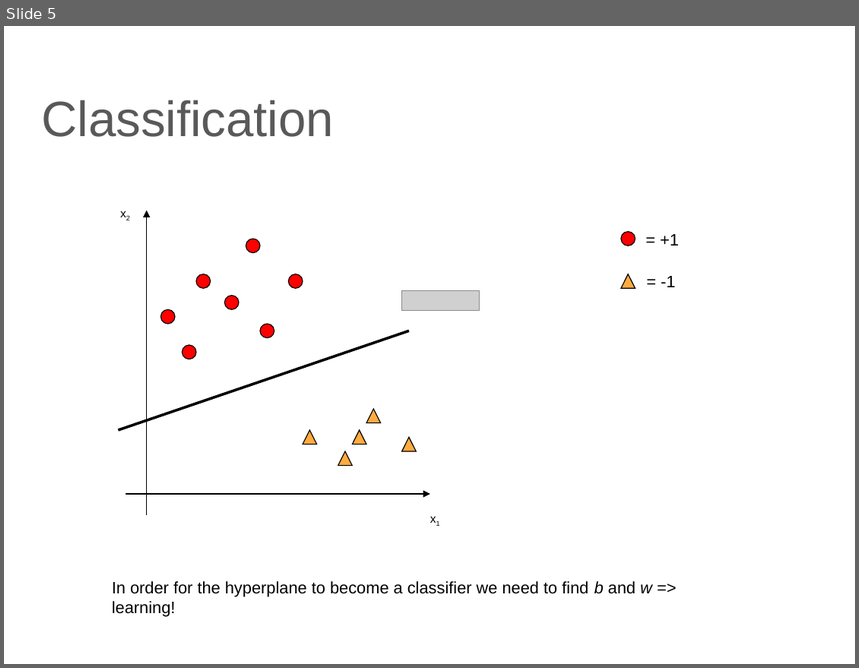
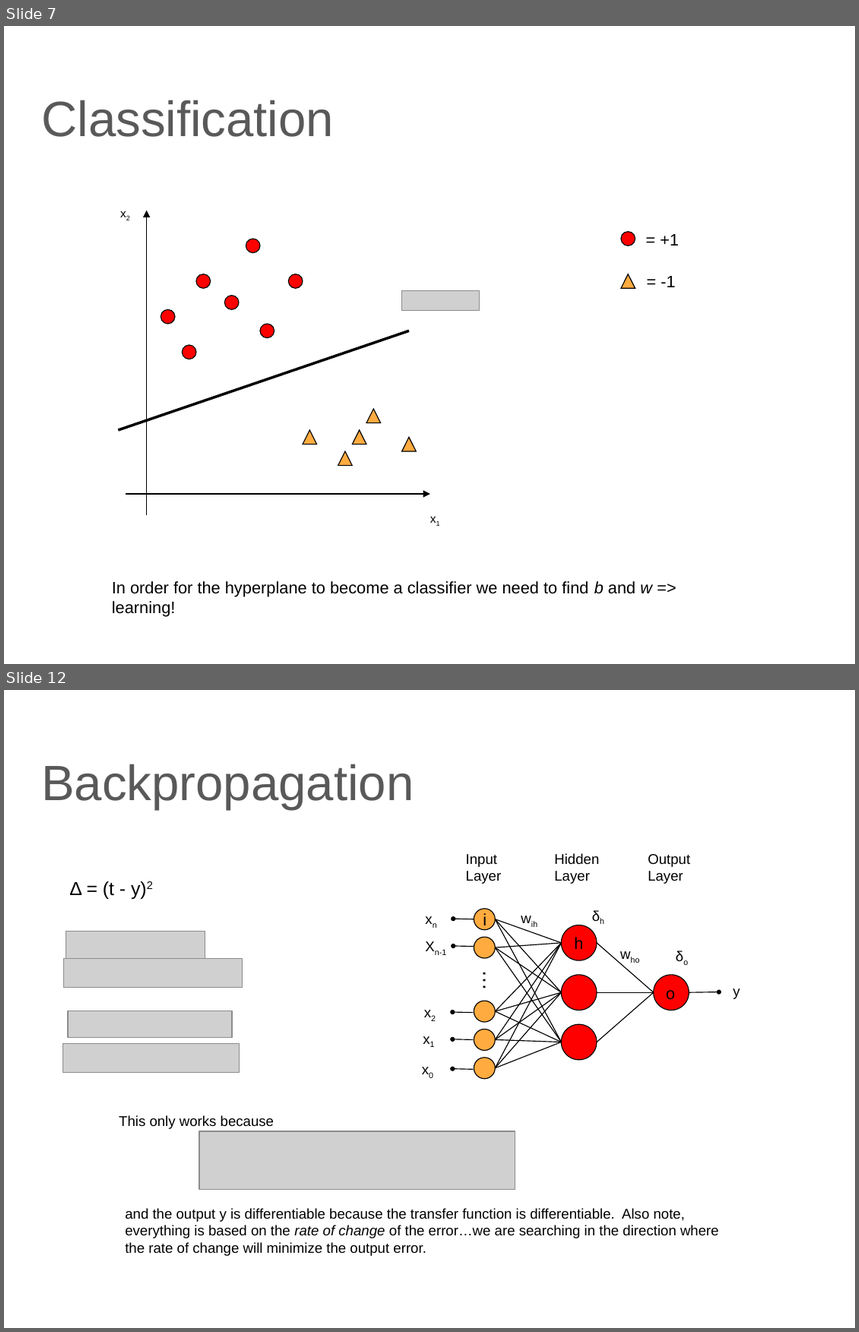
Before and after one commit to lutzhamel/CSC310, a slide deck: 14-ANN.pptx. Shown one above the other, each under a label of ours: slide 5 before the commit, slides 7 and 12 after it; the slides between them are not shown. The pictures are 859x668 and 859x1332 pixels, drawn with LibreOffice and Linux fonts; fonts in the diff are those of the drawing; grey boxes stand for pictures. Boxes give left, top, right and bottom in pixels: in the first picture for what was removed or moved away, otherwise in the second. Text is boxed around its words. In the diff, an @@ line names an element or a change of style, - is before the commit and + after.

```diff
--- a/14-ANN.pptx
+++ b/14-ANN.pptx
@@ slide 12 added at <box>4,690,855,1328</box>, background #FFFFFF @@
@@ title added at <box>41,764,414,809</box>, 42 pt, text #595959 @@
+Backpropagation
@@ text added at <box>69,882,153,899</box>, 16 pt, text #000000 @@
+Δ = (t - y)2
@@ picture added at <box>66,931,205,960</box> @@
@@ picture added at <box>63,958,243,988</box> @@
@@ group added at <box>414,853,740,1082</box>: 18 lines, 17 texts, 9 ellipses, 6 arrows @@
+…
+x0
+x1
+x2
+Xn-1
+xn
+y
+Input
+Layer
+Hidden
+Layer
+Output
+Layer
+who
+δo
+δh
+wih
+i
+h
+o
@@ picture added at <box>68,1011,232,1037</box> @@
@@ picture added at <box>63,1043,239,1073</box> @@
@@ text added at <box>119,1116,274,1129</box>, 12 pt, text #000000 @@
+This only works because
@@ picture added at <box>200,1132,515,1191</box> @@
@@ text added at <box>125,1208,719,1256</box>, 12 pt, text #000000 @@
+and the output y is differentiable because the transfer function is differentiable. Also note,
+everything is based on the rate of change of the error…we are searching in the direction where
+the rate of change will minimize the output error.
@@ what was slide 5 is now slide 7 @@
```
Also in this commit, not shown: 16 other slides added, 3 slides removed, 5 other files.
